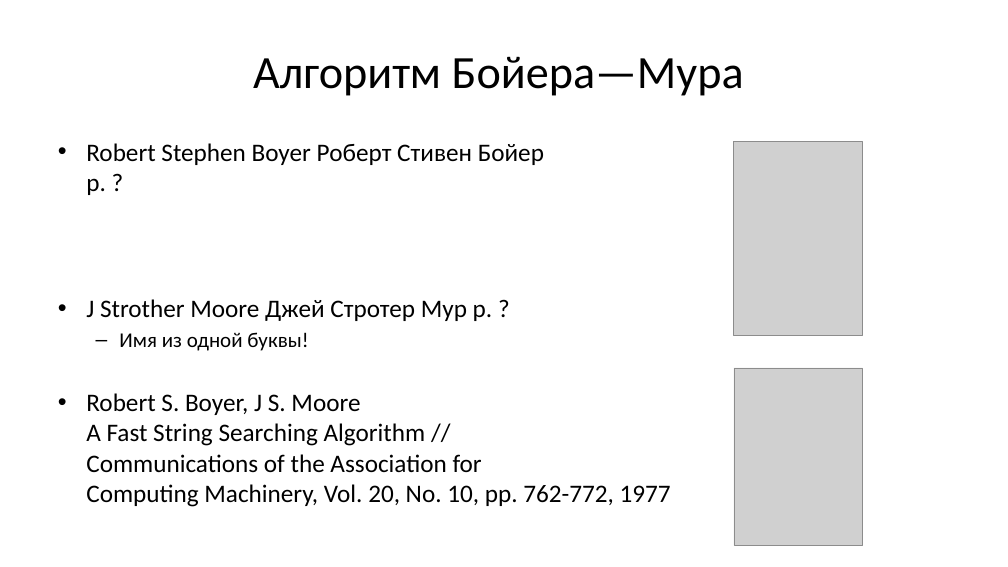
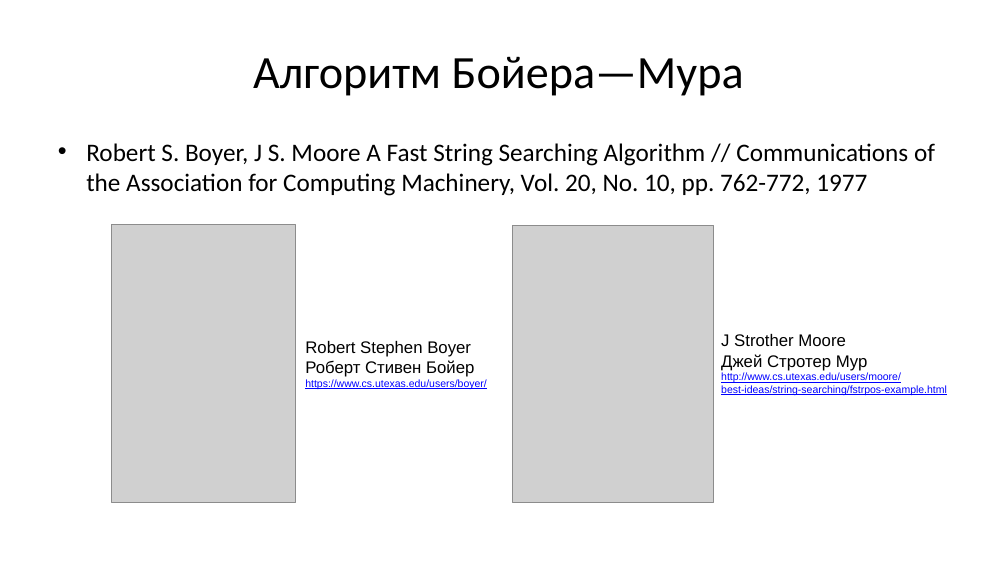
Before and after one commit to Evgueni-Petrov-aka-espetrov/Algorithms-and-Programming-in-C-pptx, a slide deck: slide 28 of 12 Алгоритмы поиска.pptx (slide 20 before the commit). Drawn at 1008x567 pixels with LibreOffice and Linux fonts; fonts in the diff are those of the drawing; grey boxes stand for pictures. Boxes give left, top, right and bottom in pixels: in the first picture for what was removed or moved away, otherwise in the second. Text is boxed around its words. In the diff, an @@ line names an element or a change of style, - is before the commit and + after.

```diff
--- a/12 Алгоритмы поиска.pptx
+++ b/12 Алгоритмы поиска.pptx
@@ text at (86, 143, 544, 351): paragraphs removed @@
-• Robert Stephen Boyer Роберт Стивен Бойер
-  р. ?
-• J Strother Moore Джей Стротер Мур р. ?
-  – Имя из одной буквы!
@@ picture: place and size @@
-picture at (734, 142, 862, 336)
+picture at (111, 225, 296, 502)
@@ picture: place and size @@
-picture at (734, 368, 863, 546)
+picture at (513, 225, 714, 502)
@@ text added at (305, 341, 486, 389), 10 pt, text #0000FF, underline @@
+Robert Stephen Boyer
+Роберт Стивен Бойер
+https://www.cs.utexas.edu/users/boyer/
@@ text added at (721, 334, 947, 395), 10 pt, text #0000FF, underline @@
+J Strother Moore
+Джей Стротер Мур
+http://www.cs.utexas.edu/users/moore/
+best-ideas/string-searching/fstrpos-example.html
```
Also in this commit, not shown: 19 other slides changed, 11 slides added, 3 slides removed.
